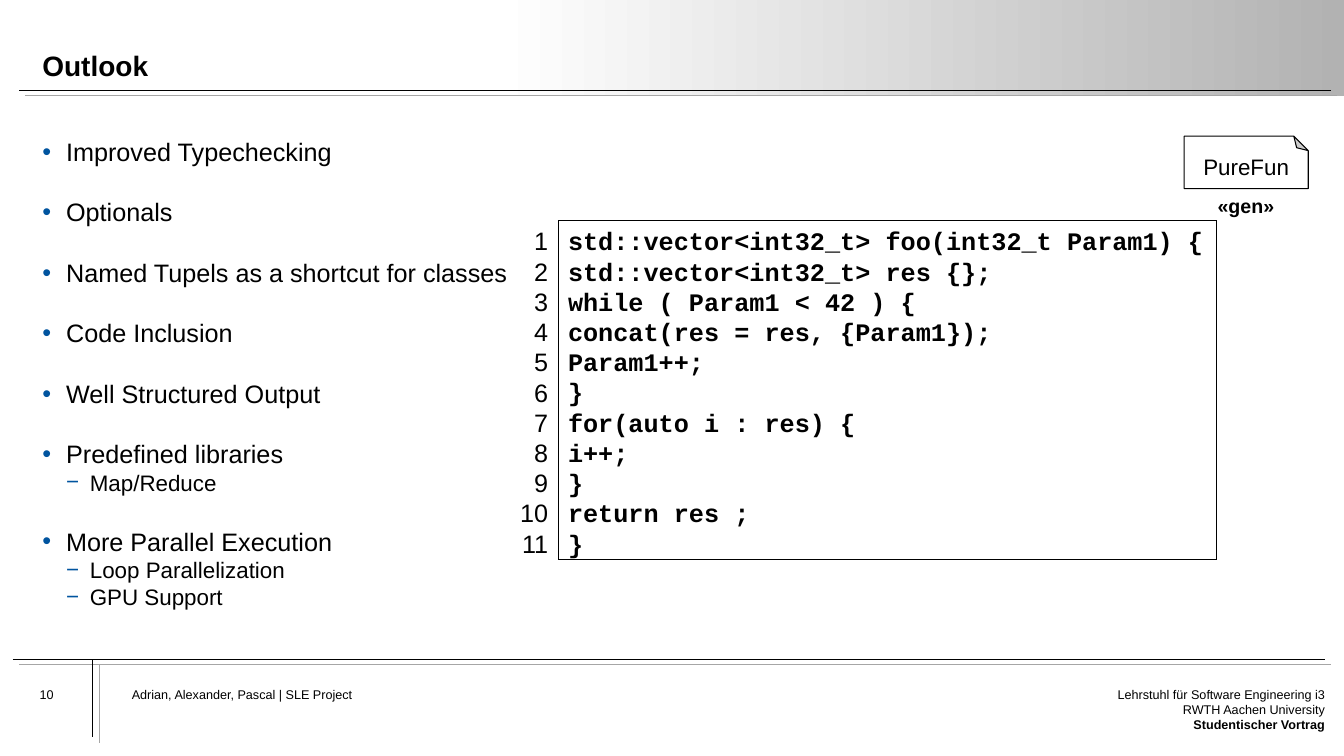
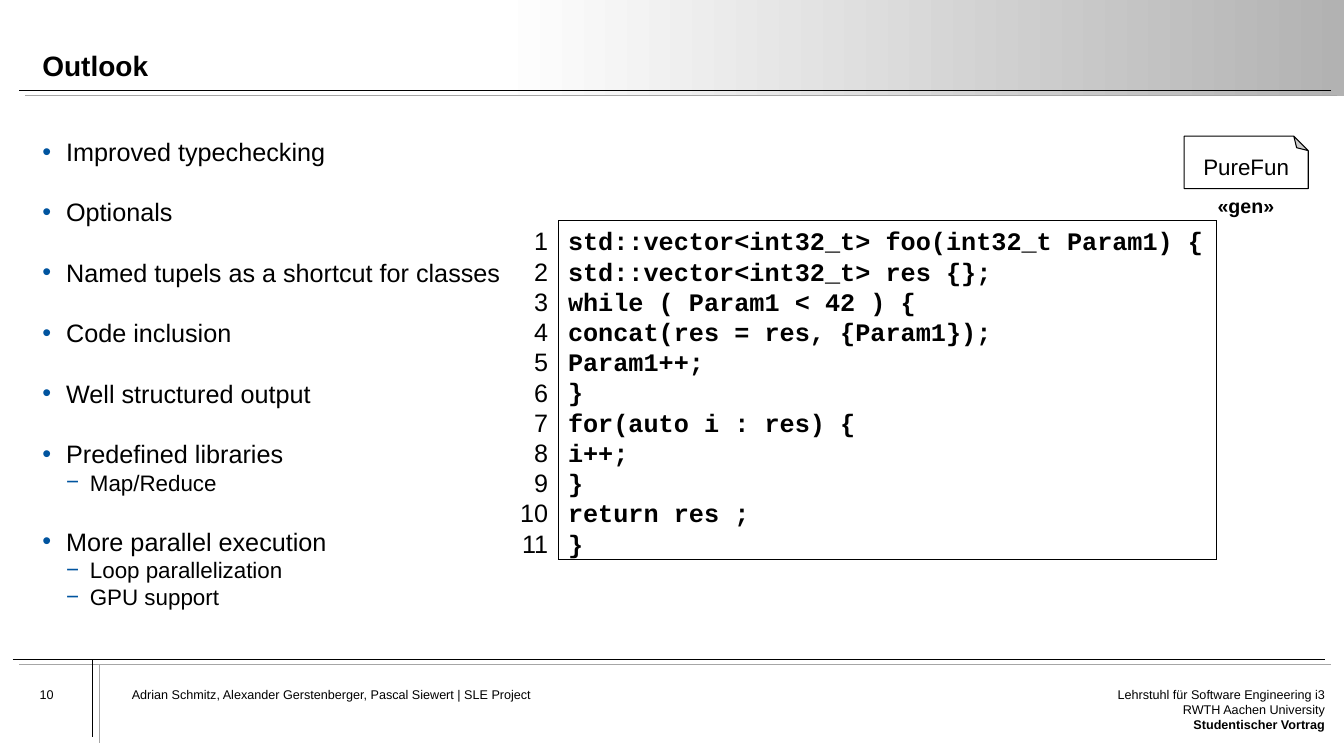
Before and after one commit to Atrisan/PureFun, a slide deck: slide 10 of Presentation/PureFun-Presentation.pptx. Drawn at 1344x756 pixels with LibreOffice and Linux fonts; fonts in the diff are those of the drawing. Boxes give left, top, right and bottom in pixels: in the first picture for what was removed or moved away, otherwise in the second. Text is boxed around its words. In the diff, an @@ line names an element or a change of style, - is before the commit and + after.

```diff
--- a/Presentation/PureFun-Presentation.pptx
+++ b/Presentation/PureFun-Presentation.pptx
@@ text at <box>66,142,325,167</box>: text changed @@
-• Improved Typechecking
+• Improved typechecking
@@ text at <box>66,263,500,408</box>: text changed @@
-• Named Tupels as a shortcut for classes
-• Code Inclusion
-• Well Structured Output
+• Named tupels as a shortcut for classes
+• Code inclusion
+• Well structured output
@@ text at <box>66,532,327,610</box>: text changed @@
-• More Parallel Execution
-  − Loop Parallelization
-  − GPU Support
+• More parallel execution
+  − Loop parallelization
+  − GPU support
@@ text at <box>132,690,531,702</box>: text changed @@
-Adrian, Alexander, Pascal | SLE Project
+Adrian Schmitz, Alexander Gerstenberger, Pascal Siewert | SLE Project
```
Also in this commit, not shown: 8 other slides changed, 2 other files.
